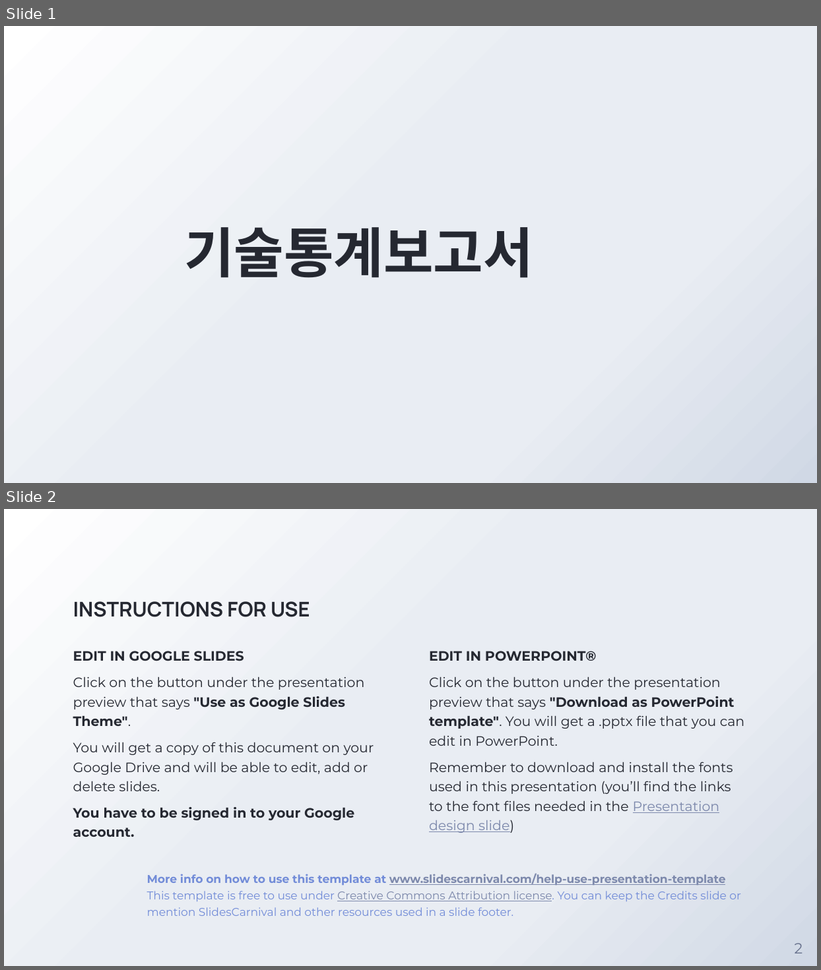
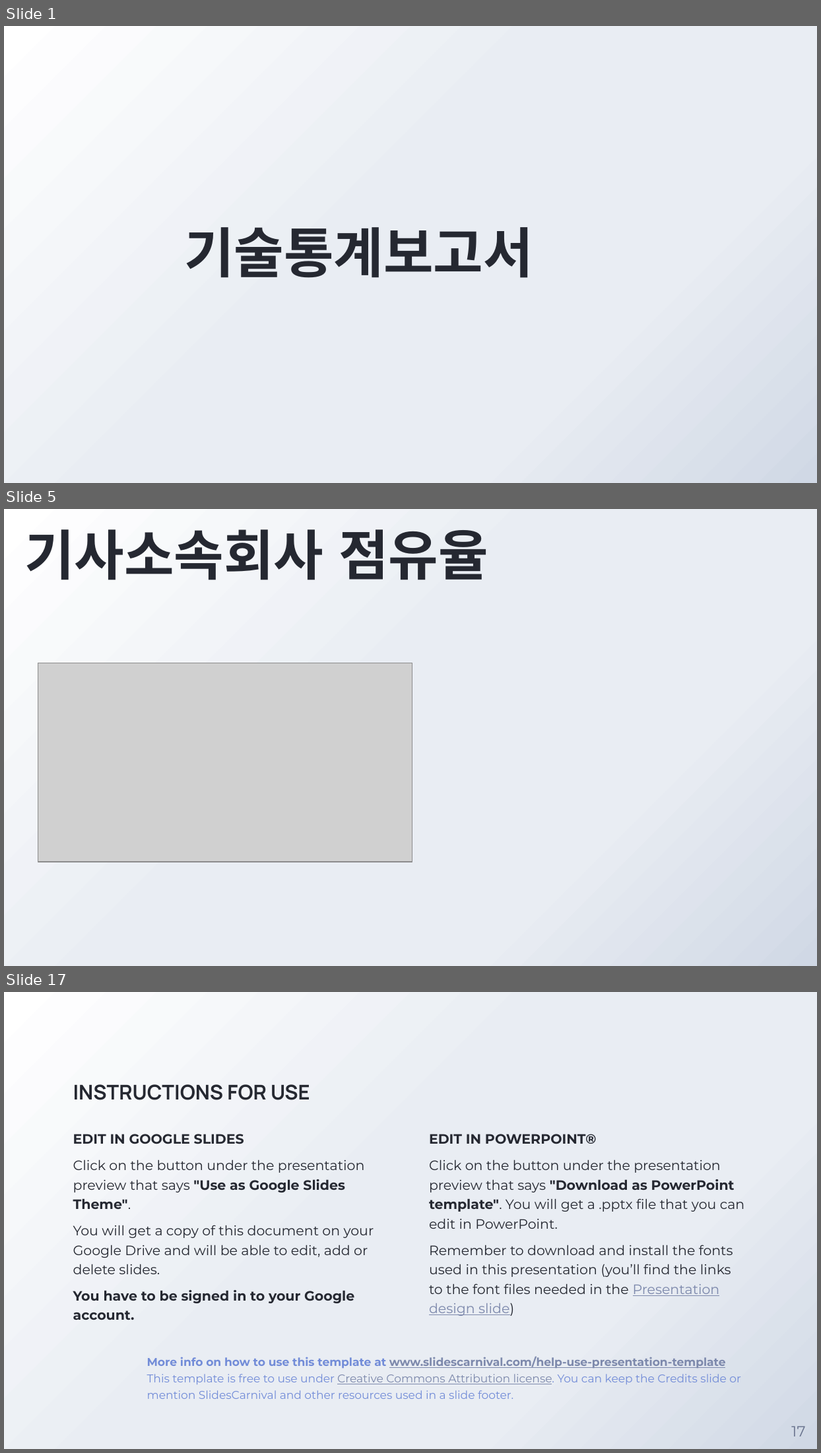
Before and after one commit to ethan528/BBS_Optimal_Position, a slide deck: 기술통계보고서.pptx. Shown one above the other, each under a label of ours: slides 1 and 2 before the commit, slides 1, 5 and 17 after it; the slides between them are not shown. The pictures are 821x970 and 821x1453 pixels, drawn with LibreOffice and Linux fonts; fonts in the diff are those of the drawing; grey boxes stand for pictures; background and template pictures are left out. Boxes give left, top, right and bottom in pixels: in the first picture for what was removed or moved away, otherwise in the second. Text is boxed around its words. In the diff, an @@ line names an element or a change of style, - is before the commit and + after.

```diff
--- a/기술통계보고서.pptx
+++ b/기술통계보고서.pptx
@@ slide 5 added at box(4, 509, 817, 966), background gradient #FFFFFF to #E9EDF3 to #D0D8E5 @@
@@ title added at box(24, 529, 488, 580), 48 pt, text #252831, bold @@
+기사소속회사 점유율
@@ picture added at box(38, 663, 412, 863) @@
@@ what was slide 2 is now slide 17 @@
@@ page number at box(791, 1426, 805, 1437): text changed @@
-2
+17
```
Also in this commit, not shown: 5 slides changed, 14 other slides added.
